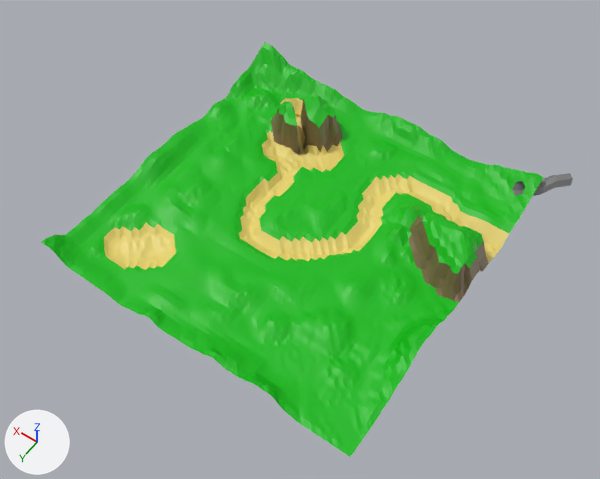
An edit to the Blender file InstrumentWorld/Assets/Models/forest_terrain.blend, drawn before and after from the same camera.
One viewpoint serves both versions: a camera (50 mm lens) standing at (-26.0, 36.4, 56.1) and looking at (-1.2, 1.7, 1.5). The lights are fixed; the arrows at lower left show +X, +Y and +Z.
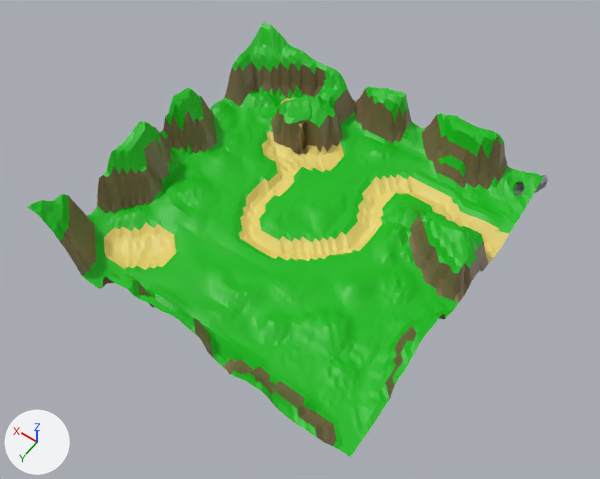
Location of each change, (x1, y1, x2, y2) in pixels of the pictures (600 x 479 px; the box of a moved part takes in the faces that stretch with it):
'Plane', reshaped: before (41, 42, 573, 457); after (27, 22, 548, 457)
part 1 of me_plane, moved or reshaped: before (41, 42, 573, 449); after (27, 22, 548, 449)
part 2 of me_plane, moved or reshaped: before (385, 317, 444, 399); after (385, 312, 445, 399)
part 3 of me_plane, recoloured: before (70, 81, 507, 446); after (60, 62, 508, 446)
part 4 of me_plane, recoloured: after (316, 88, 335, 108)
part 5 of me_plane, recoloured: before (512, 181, 542, 196)

What the commit changed:
me_plane is used by ob_plane; location (0.0, 0.0, 1.0); scale (15.0, 15.0, 15.0).
me_plane had 4243 vertices, 8210 faces and spanned x -1.14..1.0, y -1.15..1.0, z -0.15..0.25.
me_plane now has 4373 vertices, 8370 faces, 1 loose edge and spans x -1.02..1.0, y -1.09..1.05, z -0.15..0.42.
me_plane part 1: 770 vertices moved from x -1.05..1.0, y -1.02..1.0, z 0.0..0.19 to x -0.94..1.0, y -1.0..1.03, z -0.01..0.42; 51 vertices removed from x -1.14..0.44, y -1.15..1.0, z 0.0..0.21; 148 vertices added at x -1.02..0.53, y -1.09..1.05, z -0.05..0.22.
me_plane part 2: 8 vertices moved from x -1.0..-0.92, y 0.16..0.59, z 0.05..0.14 to x -0.97..-0.92, y 0.16..0.59, z 0.12..0.21; 30 vertices removed from x -1.0..-0.93, y 0.16..0.63, z 0.05..0.15; 63 vertices added at x -1.0..-0.92, y 0.16..0.63, z 0.12..0.22.
me_plane part 3: 732 faces spanning x -0.97..1.0, y -1.0..1.03, z 0.0..0.31 switch from mat_grass to mat_cliff (brown #786745).
me_plane part 4: 17 faces spanning x 0.28..0.44, y -0.84..-0.75, z 0.1..0.19 switch from mat_cliff (brown #786745) to mat_grass.
me_plane part 5: 6 faces spanning x -0.94..-0.87, y -0.93..-0.86, z 0.04..0.1 switch from mat_cave (grey #7c7c7c) to mat_grass.
